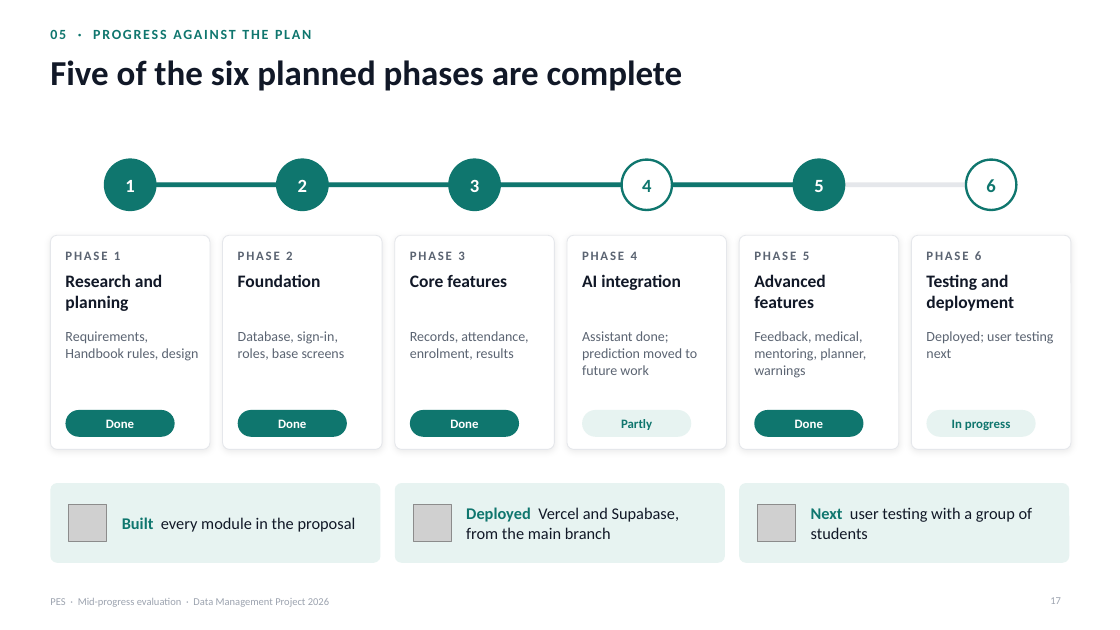
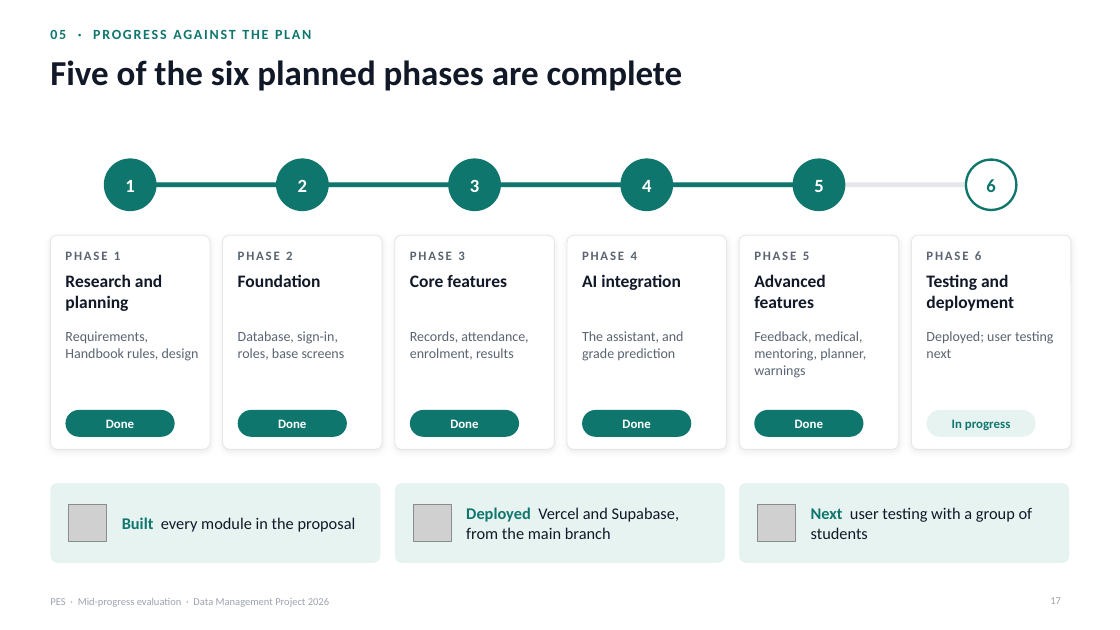
Before and after one commit to Senadheera-eng/Performance-Evaluation-System, a slide deck: slide 17 of presentations/PES_Mid_Progress_Evaluation.pptx. Drawn at 1120x630 pixels with LibreOffice and Linux fonts; fonts in the diff are those of the drawing; grey boxes stand for pictures. Boxes give left, top, right and bottom in pixels: in the first picture for what was removed or moved away, otherwise in the second. Text is boxed around its words. In the diff, an @@ line names an element or a change of style, - is before the commit and + after.

```diff
--- a/presentations/PES_Mid_Progress_Evaluation.pptx
+++ b/presentations/PES_Mid_Progress_Evaluation.pptx
@@ text "4" at (642,180,651,192): text colour #0F766E to #FFFFFF @@
@@ ellipse at (622,160,672,210): fill #FFFFFF to #0F766E @@
@@ text at (582,331,683,361): text changed @@
-Assistant done; prediction moved to future work
+The assistant, and grade prediction
@@ rounded rectangle at (582,410,691,437): fill #E7F3F1 to #0F766E @@
@@ text at (622,419,650,428): text changed; text colour #0F766E to #FFFFFF @@
-Partly
+Done
```
Also in this commit, not shown: 7 other slides changed, 3 slides added.
